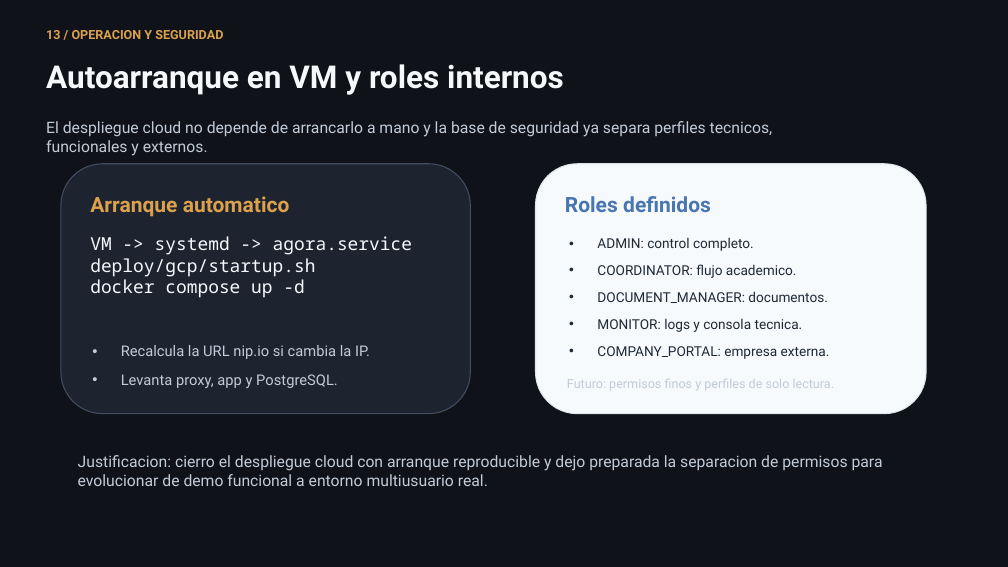
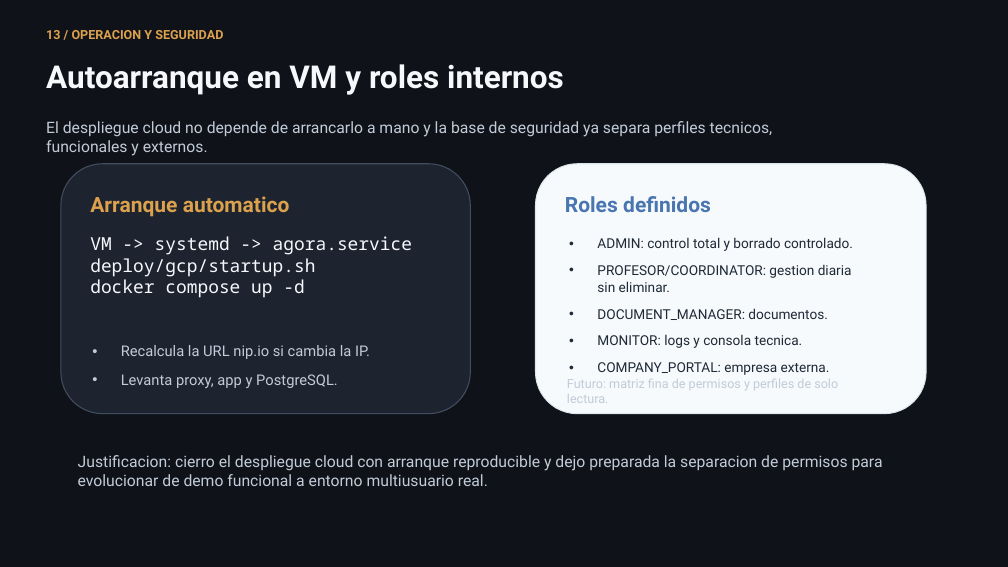
Before and after one commit to lmendez861/TFG-Agora, a slide deck: slide 14 of docs/presentacion-defensa-final.pptx. Drawn at 1008x567 pixels with LibreOffice and Linux fonts; fonts in the diff are those of the drawing. Boxes give left, top, right and bottom in pixels: in the first picture for what was removed or moved away, otherwise in the second. Text is boxed around its words. In the diff, an @@ line names an element or a change of style, - is before the commit and + after.

```diff
--- a/docs/presentacion-defensa-final.pptx
+++ b/docs/presentacion-defensa-final.pptx
@@ text at [597,237,853,292]: text changed @@
-• ADMIN: control completo.
-• COORDINATOR: flujo academico.
+• ADMIN: control total y borrado controlado.
+• PROFESOR/COORDINATOR: gestion diaria sin eliminar.
@@ text at [567,379,838,403]: text changed @@
-Futuro: permisos finos y perfiles de solo lectura.
+Futuro: matriz fina de permisos y perfiles de solo lectura.
```
Also in this commit, not shown: 5 other files.
